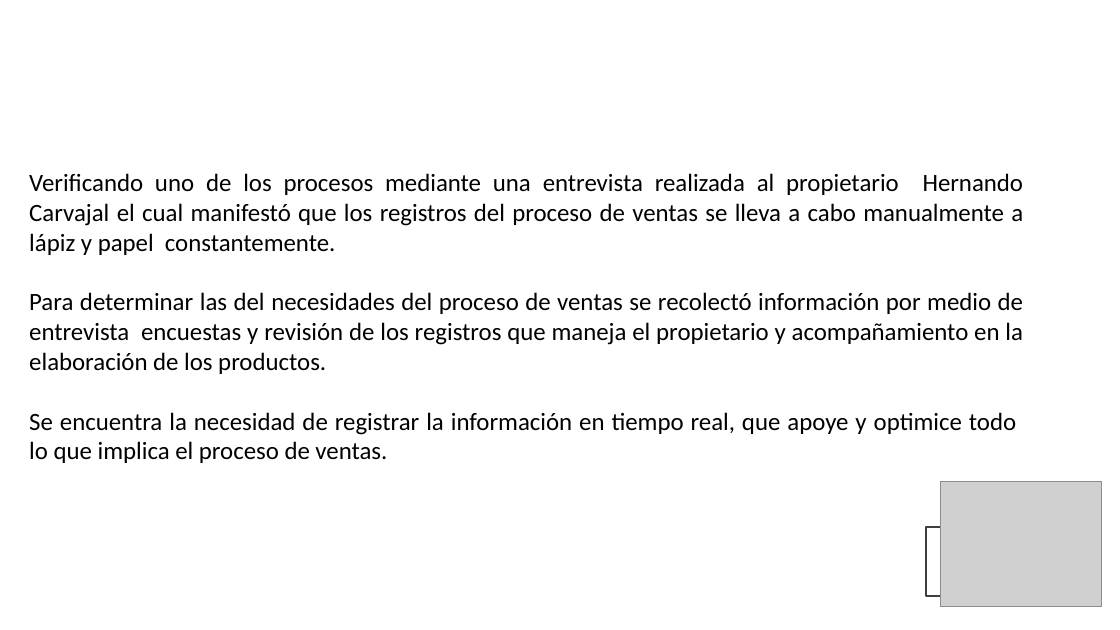
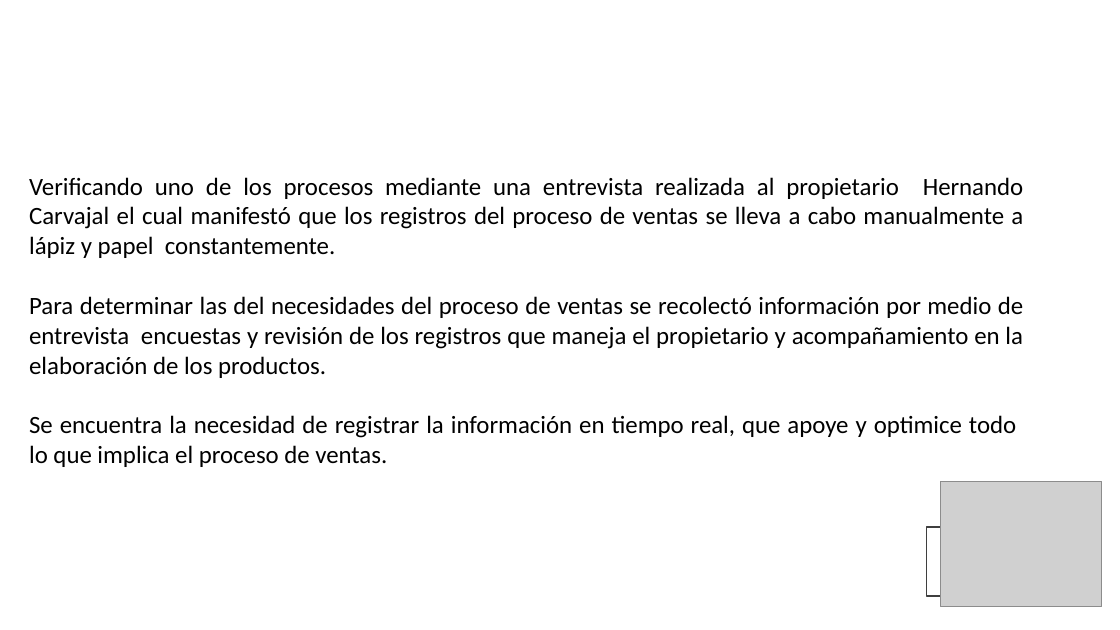
Before and after one commit to Ricardo0116/proyecto_SENA_sicv, a slide deck: slide 5 of proy_formativo/documentacion/5to_Trim/Sustentacion-Proyecto-vrs-5.pptx. Drawn at 1120x630 pixels with LibreOffice and Linux fonts; fonts in the diff are those of the drawing; grey boxes stand for pictures; background and template pictures are left out. Boxes give left, top, right and bottom in pixels: in the first picture for what was removed or moved away, otherwise in the second. Text is boxed around its words. In the diff, an @@ line names an element or a change of style, - is before the commit and + after.

```diff
--- a/proy_formativo/documentacion/5to_Trim/Sustentacion-Proyecto-vrs-5.pptx
+++ b/proy_formativo/documentacion/5to_Trim/Sustentacion-Proyecto-vrs-5.pptx
@@ text "Verificando uno de los procesos ...": place and size @@
-text "Verificando uno de los procesos ..." at bbox=[29, 173, 1023, 463]
+text "Verificando uno de los procesos ..." at bbox=[29, 177, 1023, 467]
```
Also in this commit, not shown: 5 other slides changed, 1 other file.
